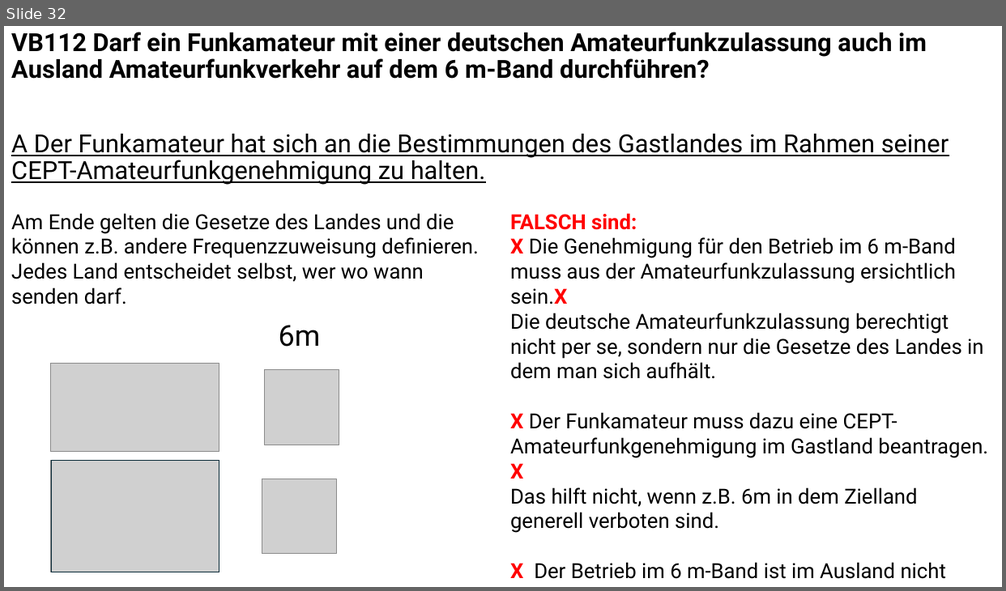
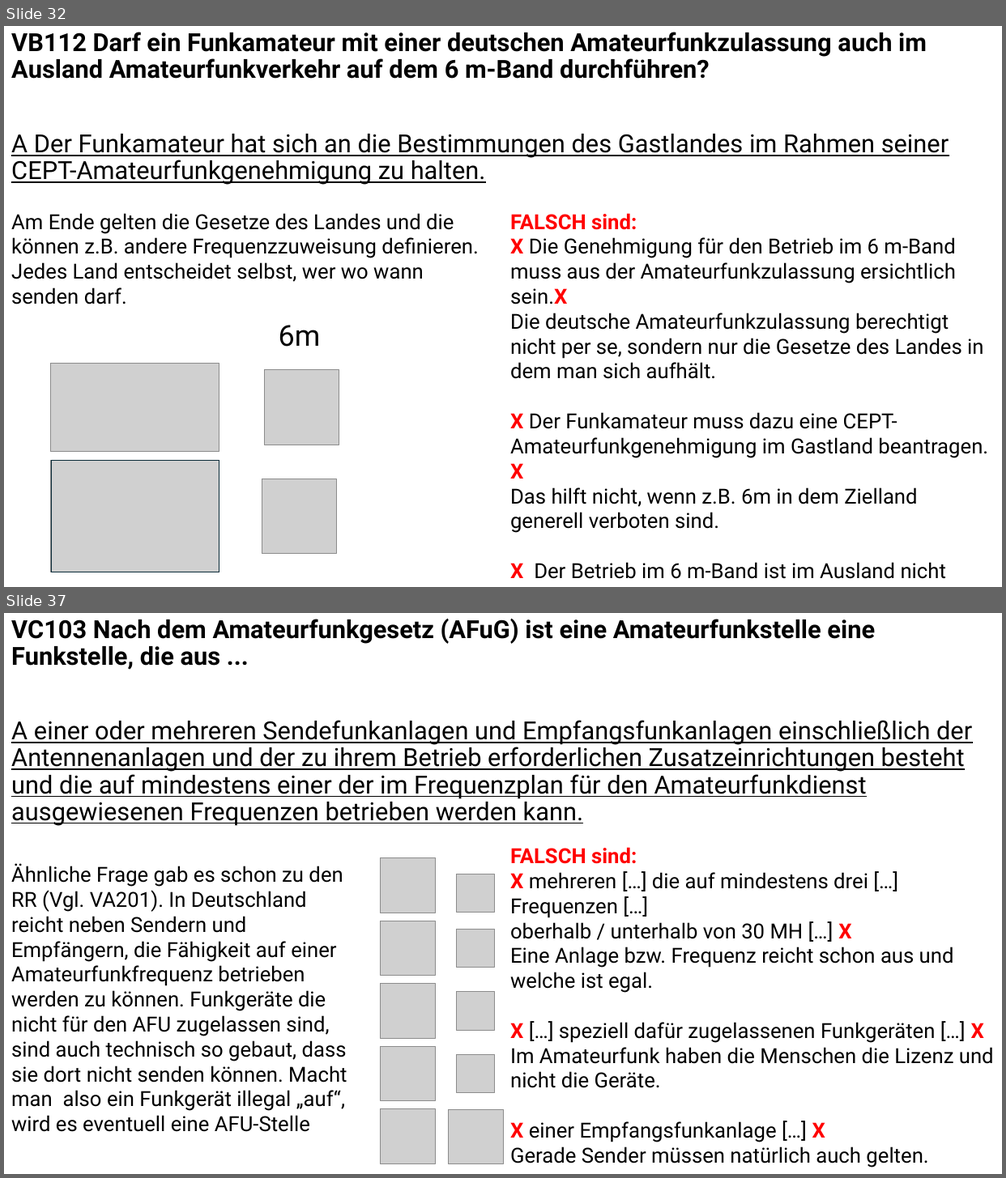
Before and after one commit to Nothinel/Lichtblicke_Amateurfunk, a slide deck: Kenntnisse_von_Vorschriften/Lichtblicke_Kenntnisse_von_Vorschriften.pptx. Shown one above the other, each under a label of ours: slide 32 before the commit, slides 32 and 37 after it; the slides between them are not shown. The pictures are 1006x591 and 1006x1178 pixels, drawn with LibreOffice and Linux fonts; fonts in the diff are those of the drawing; grey boxes stand for pictures. Boxes give left, top, right and bottom in pixels: in the first picture for what was removed or moved away, otherwise in the second. Text is boxed around its words. In the diff, an @@ line names an element or a change of style, - is before the commit and + after.

Commit message:
Fragen bis zu VC107, sowie Flagge von Japan und Logo BNetzA hinzugefügt.

```diff
--- a/Kenntnisse_von_Vorschriften/Lichtblicke_Kenntnisse_von_Vorschriften.pptx
+++ b/Kenntnisse_von_Vorschriften/Lichtblicke_Kenntnisse_von_Vorschriften.pptx
@@ slide 37 added at bbox=[4, 613, 1002, 1174], background #FFFFFF @@
@@ text added at bbox=[11, 619, 972, 826], 24 pt, text #000000, underline @@
+VC103 Nach dem Amateurfunkgesetz (AFuG) ist eine Amateurfunkstelle eine Funkstelle, die aus ...
+A einer oder mehreren Sendefunkanlagen und Empfangsfunkanlagen einschließlich der Antennenanlagen und der zu ihrem Betrieb erforderlichen Zusatzeinrichtungen besteht und die auf mindestens einer der im Frequenzplan für den Amateurfunkdienst ausgewiesenen Frequenzen betrieben werden kann.
@@ text added at bbox=[510, 847, 994, 1168], 20 pt, text #000000 @@
+FALSCH sind:
+X mehreren […] die auf mindestens drei […] Frequenzen […]
+oberhalb / unterhalb von 30 MH […] X
+Eine Anlage bzw. Frequenz reicht schon aus und welche ist egal.
+X […] speziell dafür zugelassenen Funkgeräten […] X
+Im Amateurfunk haben die Menschen die Lizenz und nicht die Geräte.
+X einer Empfangsfunkanlage […] X
+Gerade Sender müssen natürlich auch gelten.
@@ text added at bbox=[11, 863, 347, 1132], 20 pt, text #000000 @@
+Ähnliche Frage gab es schon zu den RR (Vgl. VA201). In Deutschland reicht neben Sendern und Empfängern, die Fähigkeit auf einer Amateurfunkfrequenz betrieben werden zu können. Funkgeräte die nicht für den AFU zugelassen sind, sind auch technisch so gebaut, dass sie dort nicht senden können. Macht man also ein Funkgerät illegal „auf“, wird es eventuell eine AFU-Stelle
@@ group added at bbox=[381, 858, 503, 1164]: 10 pictures @@
```
Also in this commit, not shown: 8 other slides added, 2 other files.
